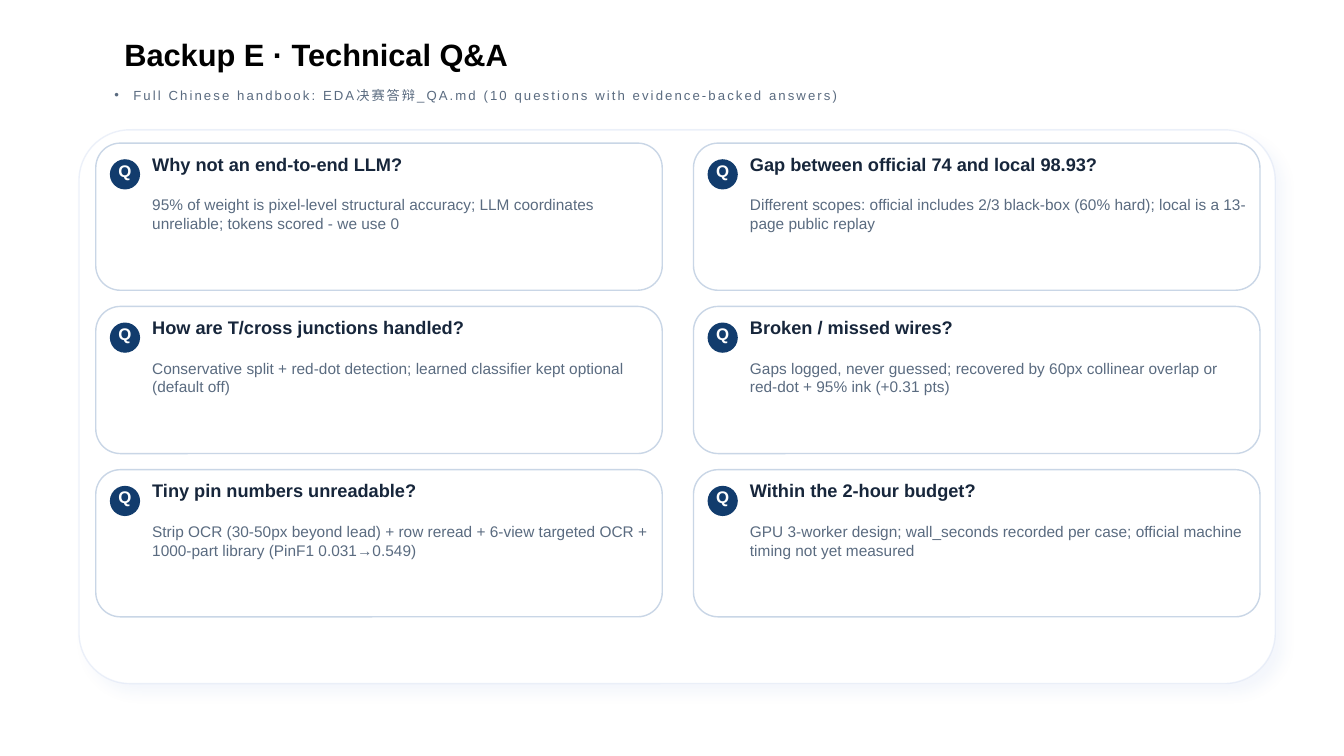
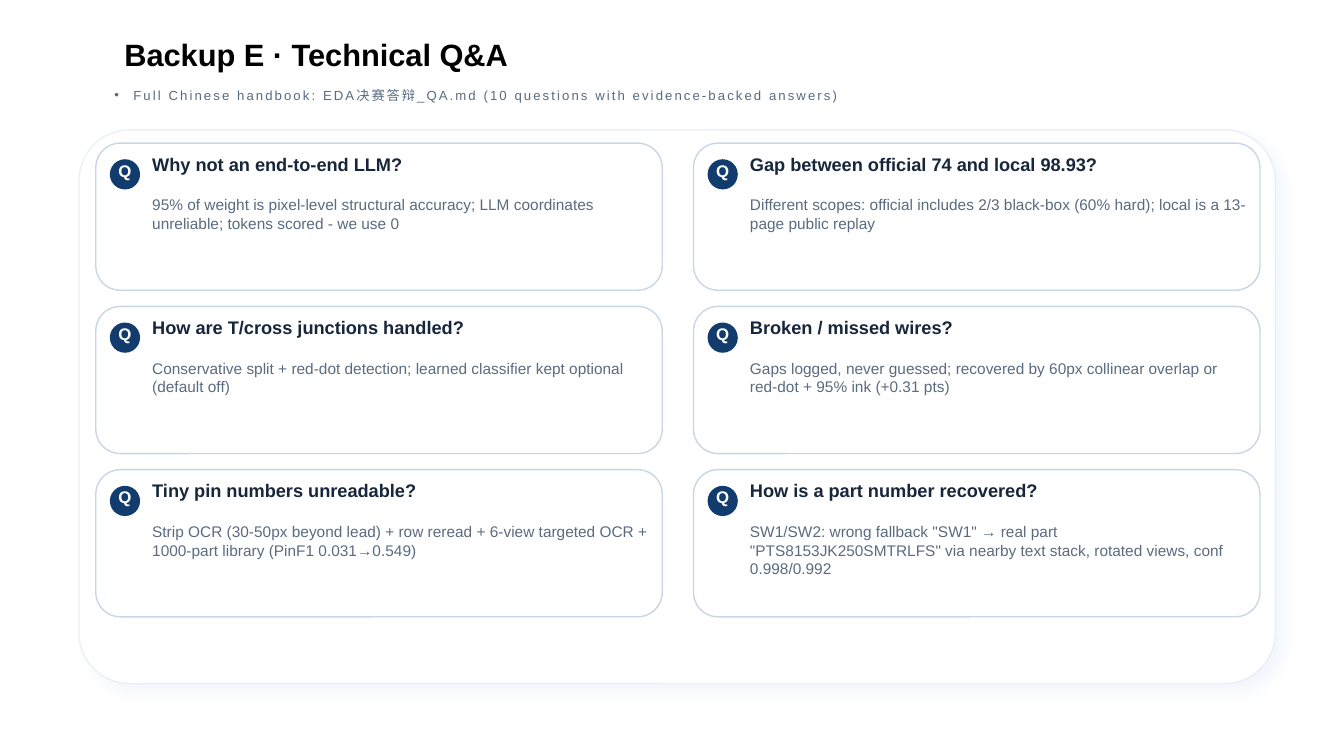
Before and after one commit to zc-cc1/pcb-schematic-parser, a slide deck: slide 17 of docs/eda_final_defense/slides/EDA精英挑战赛_决赛答辩_官方模板版.pptx. Drawn at 1344x756 pixels with LibreOffice and Linux fonts; fonts in the diff are those of the drawing; background and template pictures are left out. Boxes give left, top, right and bottom in pixels: in the first picture for what was removed or moved away, otherwise in the second. Text is boxed around its words. In the diff, an @@ line names an element or a change of style, - is before the commit and + after.

```diff
--- a/docs/eda_final_defense/slides/EDA精英挑战赛_决赛答辩_官方模板版.pptx
+++ b/docs/eda_final_defense/slides/EDA精英挑战赛_决赛答辩_官方模板版.pptx
@@ text at (x1=750, y1=483, x2=1038, y2=501): text changed @@
-Within the 2-hour budget?
+How is a part number recovered?
@@ text at (x1=750, y1=526, x2=1223, y2=574): text changed @@
-GPU 3-worker design; wall_seconds recorded per case; official machine timing not yet measured
+SW1/SW2: wrong fallback "SW1" → real part "PTS8153JK250SMTRLFS" via nearby text stack, rotated views, conf 0.998/0.992
```
Also in this commit, not shown: 15 other slides changed, 31 other files.
